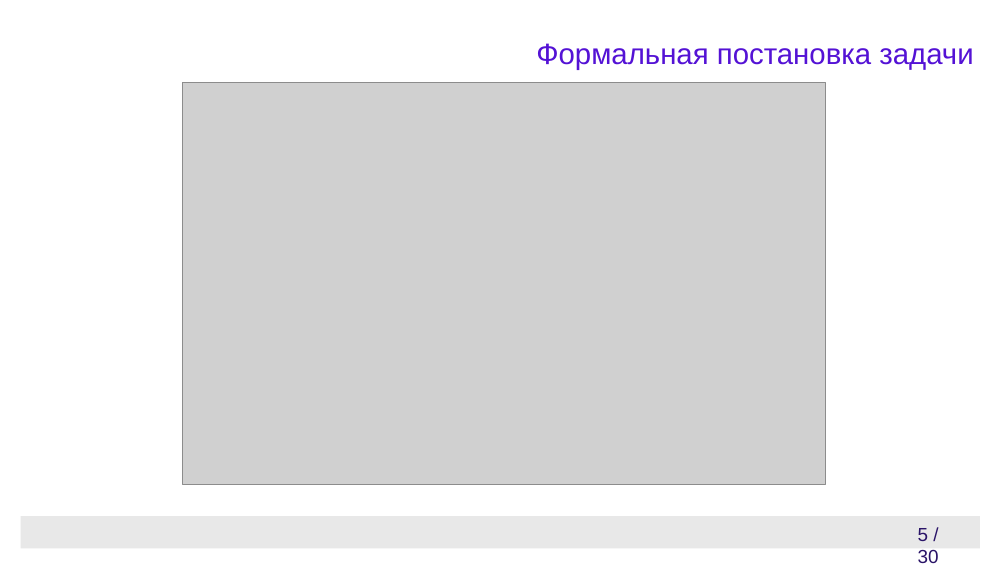
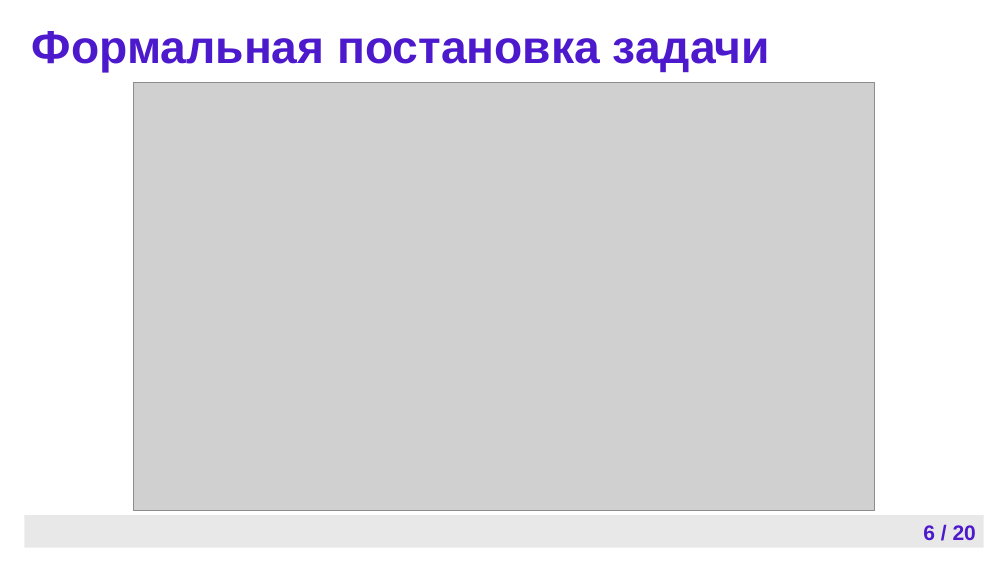
Before and after one commit to Cyber-Limon/Final_qualifying_work___Diploma, a slide deck: slide 6 of ВКР, отчет/ВКР, презентация.pptx (slide 5 before the commit). Drawn at 1008x567 pixels with LibreOffice and Linux fonts; fonts in the diff are those of the drawing; grey boxes stand for pictures; background and template pictures are left out. Boxes give left, top, right and bottom in pixels: in the first picture for what was removed or moved away, otherwise in the second. Text is boxed around its words. In the diff, an @@ line names an element or a change of style, - is before the commit and + after.

```diff
--- a/ВКР, отчет/ВКР, презентация.pptx
+++ b/ВКР, отчет/ВКР, презентация.pptx
@@ text "Формальная постановка задачи": place and size @@
-text "Формальная постановка задачи" at (536,43,973,70)
+text "Формальная постановка задачи" at (32,31,770,72)
@@ text "Формальная постановка задачи" at (32,31,770,72): size 28 to 44 pt, text colour #5412D5 to #4D19CC, bold on; alignment right to left; line spacing 1 to 0.9; more space between paragraphs; vertical alignment top to middle @@
@@ picture: place and size @@
-picture at (182,82,826,484)
+picture at (133,82,875,510)
@@ rectangle: place and size @@
-rectangle at (20,516,980,549)
+rectangle at (24,515,984,547)
@@ text removed at (918,528,939,563) @@
-5 / 30
@@ page number added at (923,525,976,540), 20 pt, text #4D19CC, bold @@
+6 / 20
```
Also in this commit, not shown: 5 other slides changed, 15 slides added, 25 slides removed, 1 other file.
